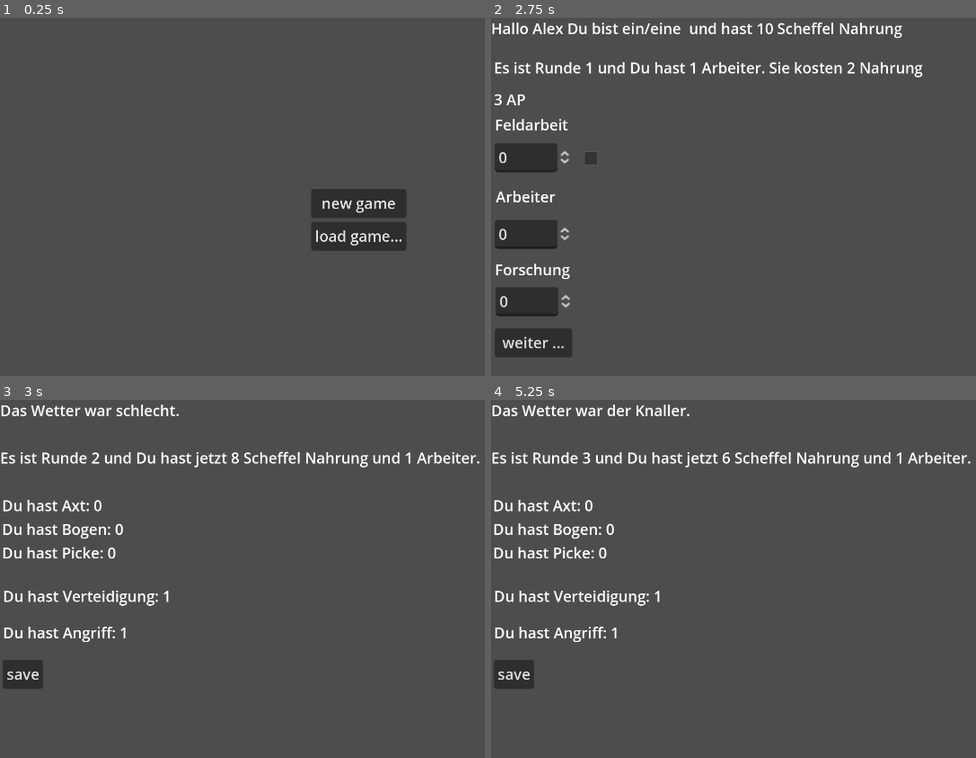
Above: before the commit, frames 1-4 (two rows, left to right).
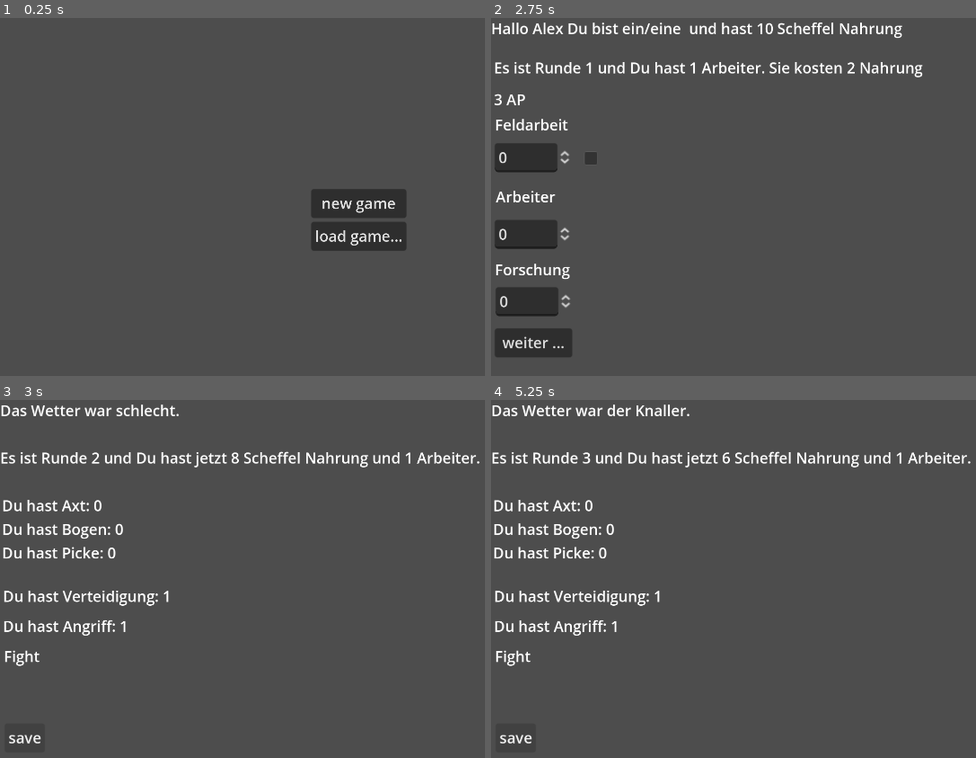
Above: after the commit, the same moments.

Repository: markusweiss/godot-protype-save
Game: Godot game, scene res://scenes/main.tscn
Same seed, same stepped clock (60 frames per second), same inputs: the game is played once before the commit and once after it.
Inputs (mouse positions are in pixels of both pictures, inside the frame that each line leads up to):
- Up to frame 1 (0.25 s): no input
- Up to frame 2 (2.75 s): click "new game" at 0.5 s; click (568, 64) at 1.27 s; type "Alex" at 1.35 s; click "weiter" at 2 s
- Up to frame 3 (3 s): click "weiter ..." at 2.75 s
- Up to frame 4 (5.25 s): click "save" at 3.5 s; click (592, 539) at 4.25 s; click "weiter ..." at 5 s

Frames 1-2 are identical in both runs. In frame 3, 1.4% of the frame differs, in the area x 0-26%, y 61-96%; in frame 4, 1.4%.

Commit message:
add fight value

Diff:
--- a/savegame.json
+++ b/savegame.json
@@ -1 +1 @@
-{"player_food":453,"player_id":"Roboter","player_name":"Bender","player_round":6,"tools":{"axe":1,"bow":3,"pick":0},"worker":5}
+{"player_food":147,"player_id":"Roboter","player_name":"Bender","player_round":9,"tools":{"axe":0,"bow":6,"pick":3},"worker":12}
--- a/scenes/gaming_round.tscn
+++ b/scenes/gaming_round.tscn
@@ -6,10 +6,10 @@
 script = ExtResource("1_008n8")
 
 [node name="SaveButton" type="Button" parent="."]
-offset_left = 3.0
-offset_top = 278.0
-offset_right = 46.0
-offset_bottom = 309.0
+offset_left = 5.0
+offset_top = 346.0
+offset_right = 48.0
+offset_bottom = 377.0
 text = "save"
 
 [node name="Ergebnis" type="Label" parent="."]
@@ -33,9 +33,16 @@
 
 [node name="Attack" type="Label" parent="."]
 offset_left = 3.0
-offset_top = 187.0
+offset_top = 180.0
 offset_right = 53.0
-offset_bottom = 213.0
+offset_bottom = 206.0
 text = "Attack"
 
+[node name="Fight" type="Label" parent="."]
+offset_left = 4.0
+offset_top = 263.0
+offset_right = 44.0
+offset_bottom = 289.0
+text = "Fight"
+
 [connection signal="pressed" from="SaveButton" to="." method="_on_save_button_pressed"]
--- a/scripts/gaming_round.gd
+++ b/scripts/gaming_round.gd
@@ -17,6 +17,17 @@
 
 		$Attack.text = "\n\nDu hast Angriff: " + str(Global.worker + Global.tools["bow"] * 4 + Global.tools["axe"] * 2 + Global.tools["pick"] * 1)
 
+		if(Global.player_round >= 10):
+			var fightValue = Global.worker + Global.tools["bow"] * 4 + Global.tools["axe"] * 2 + Global.tools["pick"] * 1 + Global.worker + Global.tools["bow"] * 2 + Global.tools["axe"] * 2 + Global.tools["pick"] * 1
+			print (fightValue)
+			if (fightValue >= 79):
+				Global.player_fight = "gewonnen"
+			else:
+				Global.player_fight = "verloren"
+
+
+			$Fight.text = "Es ist Runde " + str(Global.player_round) + " es kommt zum Kampf.\nDu hast " + Global.player_fight
+
 func _on_save_button_pressed():
 	Global.save_data()
 	get_tree().change_scene_to_file("res://scenes/gaming_data.tscn")
--- a/scripts/global.gd
+++ b/scripts/global.gd
@@ -1,6 +1,8 @@
 extends Node
 
 var player_ap: int = 3
+
+var player_fight: String = ""
 
 var player_name: String = "<gd_name>"
 var player_id: String= "<gd_id>"
